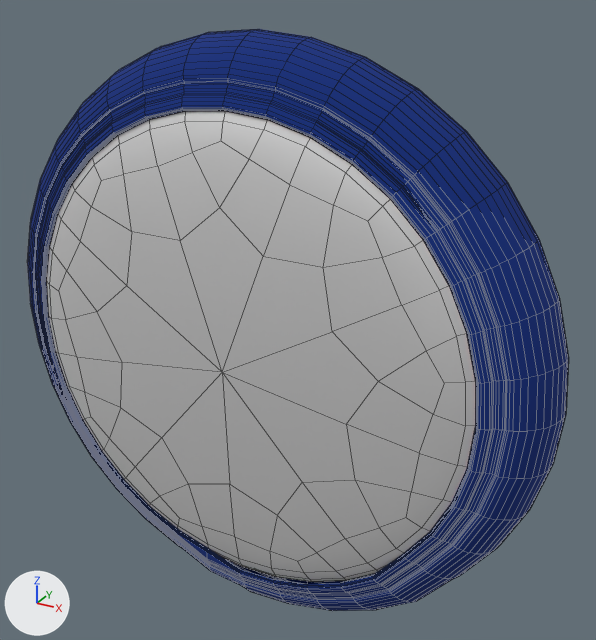
Two versions of the OBJ model ProyectoFinal/ProyectoFinal/Models/Relojes/reloj1/Wall Clock.obj, one commit apart.
Before and after are seen from a camera (50 mm lens) standing at (2.92, -4.69, 4.83) and looking at (0.28, 0.09, 2.44). Lighting does not change. The marker at lower left points along +X, +Y and +Z. Mesh edges are drawn as thin lines. Where no turn or scale is listed for an object, it has been applied to the vertices. Vertices at the same position are counted once.

The first picture shows 'Wall Clock'.
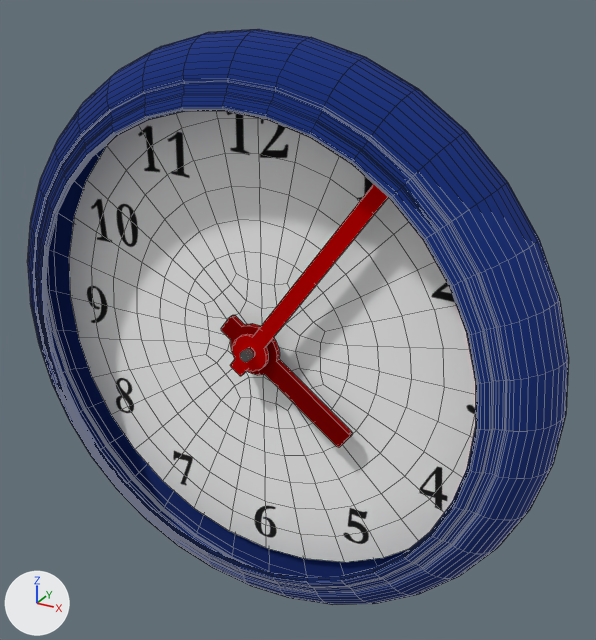
The newer file is also rescaled (x6.845), turned or shifted as a whole; pictures and numbers use the older file's frame.

Patch to the scene script:
```diff
--- a/ProyectoFinal/ProyectoFinal/Models/Relojes/reloj1/Wall Clock.obj.py
+++ b/ProyectoFinal/ProyectoFinal/Models/Relojes/reloj1/Wall Clock.obj.py
@@ me_wall_clock @@
 # used by ob_wall_clock; location = (0.0, 0.0, 0.0)
 # verts and faces of me_wall_clock; kept vertices keep their numbers, new ones are numbered from 2195
 # before: 776 (-1.2, 0.1, 3.57), 1397 (-1.43, 0.1, 3.34), 1990 (-0.9, 0.1, 3.21), 1999 (-1.07, 0.1, 3.04)
-me_wall_clock.from_pydata(...)  # 2195 vertices, 2094 faces; spans x -2.21..2.21, y -0.48..0.1, z -0.03..4.41
+me_wall_clock.from_pydata(...)  # 1996 vertices, 1914 faces; spans x -2.21..2.21, y -0.36..0.1, z -0.01..4.41
+# me_wall_clock part 1: the loose piece of 199 vertices spanning x -1.82..1.82, y -0.48..-0.31, z 0.39..4.02 is deleted
+# me_wall_clock part 2
+# 161 vertices in x -0.34..1.43, y -0.36..0.1, z -0.03..1.57 move by (0.0, 0.0, 0.06)
+# 24 vertices in x -0.35..1.29, y -0.36..0.1, z 0.0..1.47 move by (0.0, 0.0, 0.07)
+# me_wall_clock part 3
+for i in [776, 1397, 1999]: verts[i] += (0.0, 0.0, 0.06)
+verts[1990] = (-0.9, 0.1, 3.28)  # moved
+# me_wall_clock part 4: 1687 kept faces spanning x -2.21..2.21, y -0.36..0.1, z -0.01..4.41 get new texture (UV) coordinates
 me_wall_clock.materials.append(mat_wall_clock_м__е)
@@ me_wall_clock @@
 me_wall_clock.materials.append(mat_lambert2sg)
-me_wall_clock.materials.append(mat_wall_clock_mat_1)  # white #e7e7e7
 me_wall_clock.materials.append(mat_lambert3sg)
```

Changed parts and their boxes [x1, y1, x2, y2] in the pictures (596 x 640 px; the box of a moved part takes in the faces that stretch with it):
'Wall Clock', reshaped: before [27, 29, 569, 611]; after [27, 29, 569, 605]
part 1 of me_wall_clock, deleted: before [46, 111, 476, 582]
part 2 of me_wall_clock, moved or reshaped: before [176, 533, 455, 611]; after [176, 533, 455, 605]
part 3 of me_wall_clock, moved or reshaped (not visible before): after [74, 141, 111, 189]
part 4 of me_wall_clock, surface changed: before [33, 107, 481, 582]; after [33, 107, 481, 579]
